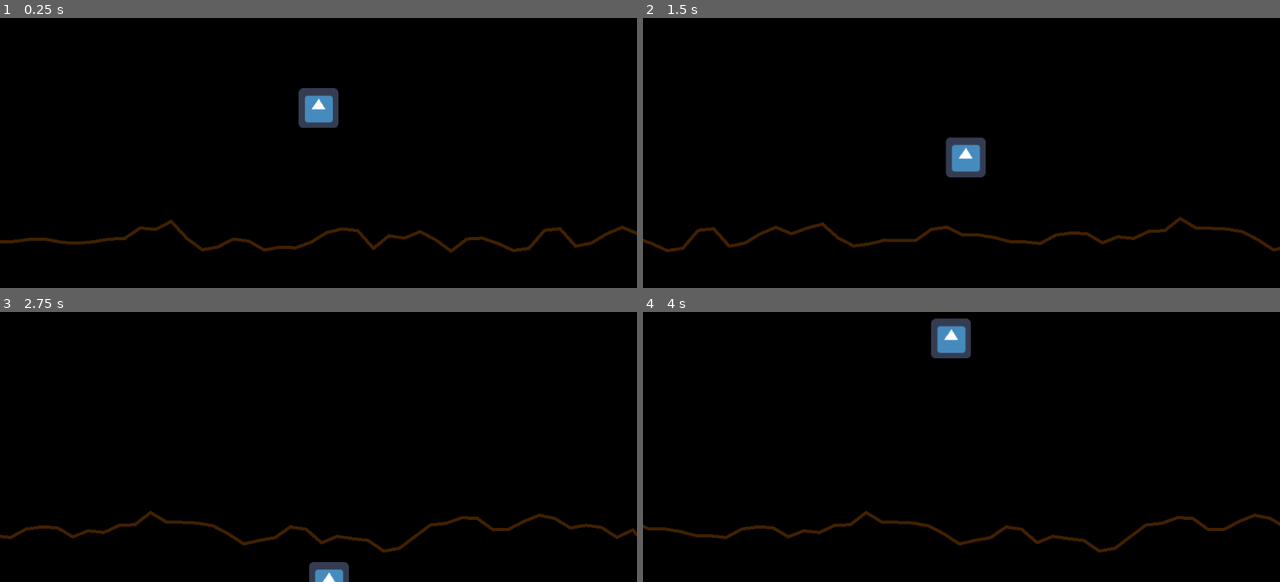
Above: before the commit, frames 1-4 (two rows, left to right).
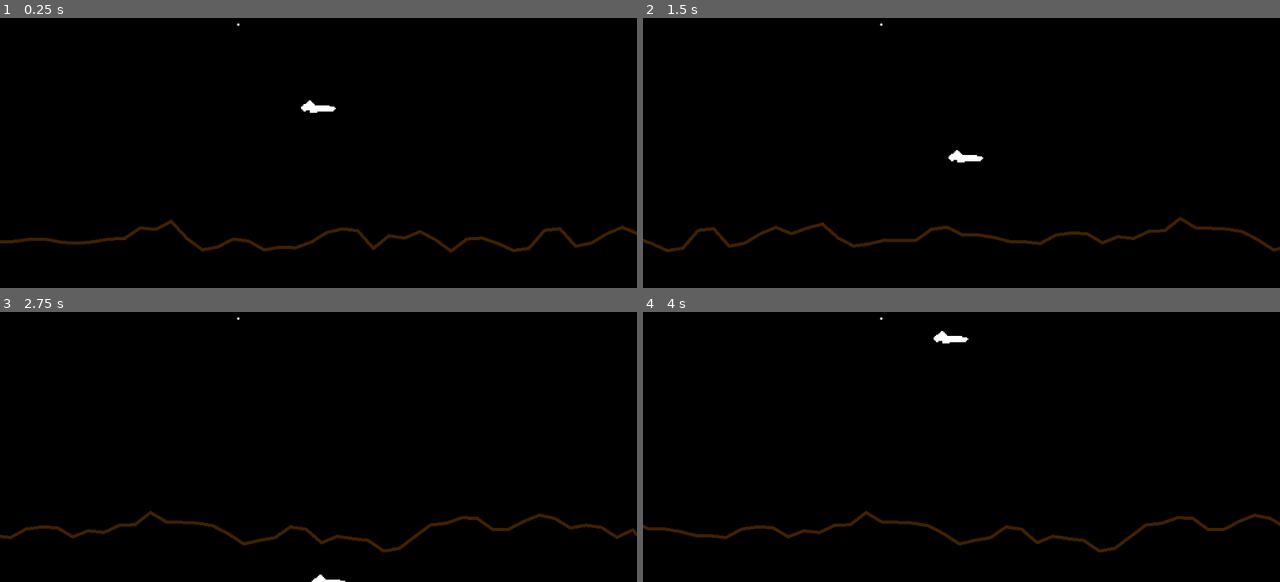
Above: after the commit, the same moments.

Repository: jastadj/defender_remake
Game: Godot game, scene res://scenes/game.tscn
Two runs of this game, one before a commit and one after it. Both use one fixed random seed, a clock stepped at 60 frames per second and the inputs below. The engine's default icon, where the game draws it, is replaced by a stand-in: a white triangle on a blue panel in a dark square.
Inputs:
- Up to frame 1 (0.25 s): no input
- Up to frame 2 (1.5 s): tap Enter at 0.5 s; hold Right (ui_right) 0.53-1.28 s; hold Down (ui_down) from 1.28 s (still down)
- Up to frame 3 (2.75 s): release Down (ui_down) at 2.03 s; hold Right (ui_right) from 2.03 s (still down)
- Up to frame 4 (4 s): release Right (ui_right) at 2.78 s; hold Up (ui_up) 2.78-3.53 s; hold Left (ui_left) from 3.53 s (still down)

The runs differ from the first frame. In frame 1, 0.9% of the frame differs, in the area x 37-54%, y 1-41%; in frame 2, 0.9%, in the area x 37-54%, y 1-59%; in frame 3, 0.4%; in frame 4, 0.9%.

Commit message:
player and star initial art

Diff:
--- a/player/player.tscn
+++ b/player/player.tscn
@@ -1,7 +1,7 @@
 [gd_scene load_steps=4 format=2]
 
 [ext_resource path="res://player/player.gd" type="Script" id=1]
-[ext_resource path="res://icon.png" type="Texture" id=2]
+[ext_resource path="res://player/player.png" type="Texture" id=2]
 
 [sub_resource type="RectangleShape2D" id=1]
 
@@ -9,6 +9,7 @@
 script = ExtResource( 1 )
 
 [node name="Sprite" type="Sprite" parent="."]
+scale = Vector2( 2, 2 )
 texture = ExtResource( 2 )
 
 [node name="CollisionShape2D" type="CollisionShape2D" parent="."]
--- a/project.godot
+++ b/project.godot
@@ -27,6 +27,29 @@
 
 window/stretch/mode="viewport"
 window/stretch/aspect="keep"
+
+[importer_defaults]
+
+texture={
+"compress/bptc_ldr": 0,
+"compress/hdr_mode": 0,
+"compress/lossy_quality": 0.7,
+"compress/mode": 0,
+"compress/normal_map": 0,
+"detect_3d": false,
+"flags/anisotropic": false,
+"flags/filter": false,
+"flags/mipmaps": false,
+"flags/repeat": 0,
+"flags/srgb": 2,
+"process/HDR_as_SRGB": false,
+"process/fix_alpha_border": true,
+"process/invert_color": false,
+"process/premult_alpha": false,
+"size_limit": 0,
+"stream": false,
+"svg/scale": 1.0
+}
 
 [input]
 
--- a/scenes/game.tscn
+++ b/scenes/game.tscn
@@ -1,7 +1,8 @@
-[gd_scene load_steps=3 format=2]
+[gd_scene load_steps=4 format=2]
 
 [ext_resource path="res://player/player.tscn" type="PackedScene" id=1]
 [ext_resource path="res://scenes/game.gd" type="Script" id=2]
+[ext_resource path="res://stars/star.tscn" type="PackedScene" id=3]
 
 [node name="game" type="Node2D"]
 script = ExtResource( 2 )
@@ -13,3 +14,6 @@
 
 [node name="Camera2D" type="Camera2D" parent="."]
 current = true
+
+[node name="star" parent="Camera2D" instance=ExtResource( 3 )]
+position = Vector2( -128.829, -124.031 )
--- /dev/null
+++ b/stars/star.tscn
@@ -0,0 +1,6 @@
+[gd_scene load_steps=2 format=2]
+
+[ext_resource path="res://stars/star01.png" type="Texture" id=1]
+
+[node name="star" type="Sprite"]
+texture = ExtResource( 1 )
Binary file added: player/player.png
Not shown, added: player/player.png.import
Binary file added: raws/player.aseprite
Binary file added: raws/star01.aseprite
Binary file added: stars/star01.png
Not shown, added: stars/star01.png.import
